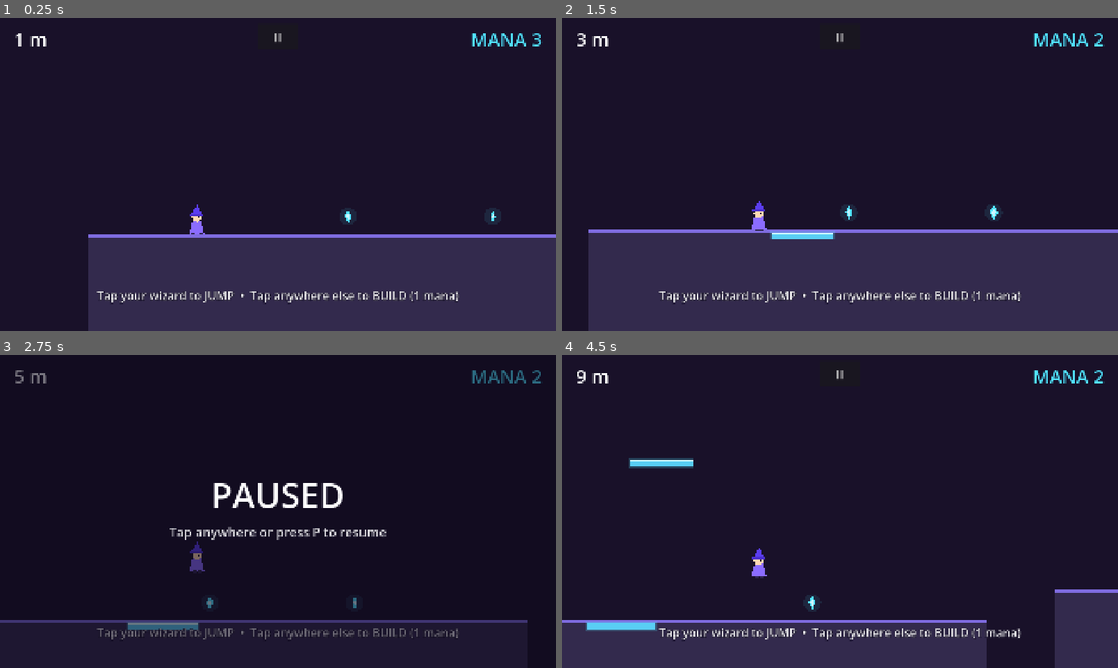
Above: before the commit, frames 1-4 (two rows, left to right).
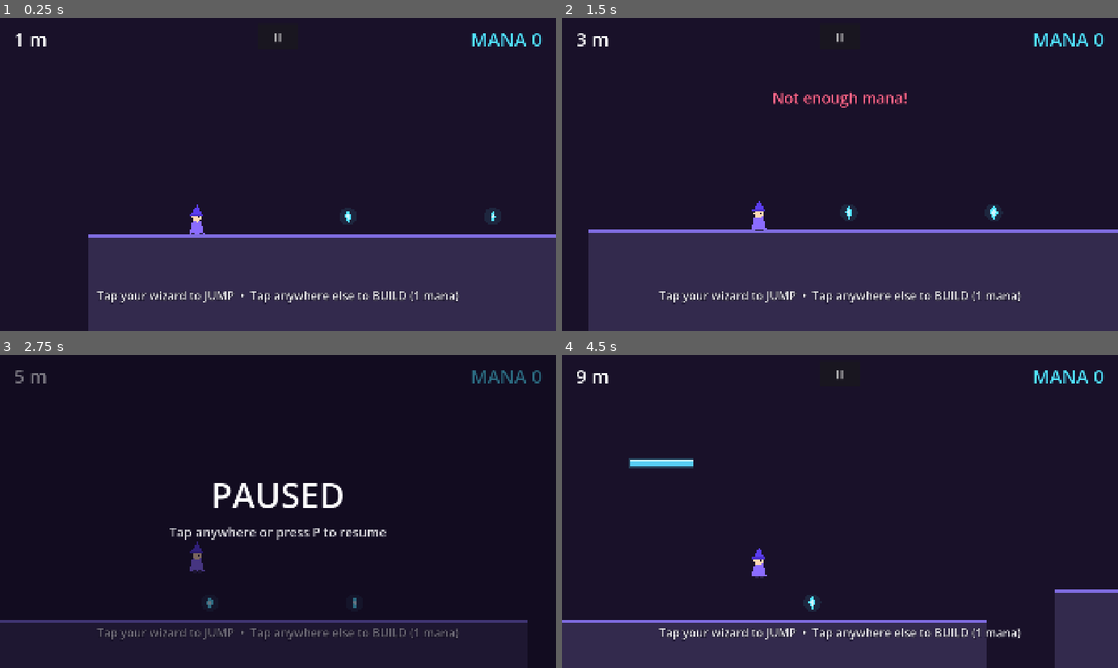
Above: after the commit, the same moments.

Repository: Larper/spellbros_mobile
Game: Godot game, scene res://scenes/main.tscn
The game is run twice, just before and just after one commit, with the same random seed, the same clock (stepped at 60 frames per second) and the same inputs.
Inputs (mouse positions are in pixels of both pictures, inside the frame that each line leads up to):
- Up to frame 1 (0.25 s): no input
- Up to frame 2 (1.5 s): click "II" at 0.5 s; tap Enter at 1.25 s; move the mouse to (812, 237) at 1.27 s; tap P at 1.35 s; click (812, 237) at 1.42 s
- Up to frame 3 (2.75 s): tap Space at 1.52 s; click "II" at 2 s
- Up to frame 4 (4.5 s): tap Enter at 2.75, 4.25 s; move the mouse to (1006, 558) at 2.77 s; tap R at 2.85 s; click (1006, 558) at 2.92 s; tap Space at 3.02 s; click "II" at 3.5 s; move the mouse to (673, 464) at 4.27 s; tap P at 4.35 s; click (673, 464) at 4.42 s

The runs differ from the first frame. In frame 1, less than 0.1% of the frame differs, in the area x 95-98%, y 4-10%; in frame 2, 0.8%, in the area x 37-98%, y 4-71%; in frame 3, 0.3%; in frame 4, 0.4%.

Commit message:
Start with 0 mana (Neven tuning) + editor UID resave of main.tscn
Co-Authored-By: Claude Fable 5 <noreply@anthropic.com>

Diff:
--- a/scenes/main.tscn
+++ b/scenes/main.tscn
@@ -1,6 +1,6 @@
-[gd_scene load_steps=2 format=3]
+[gd_scene format=3 uid="uid://smcftuda6cj2"]
 
-[ext_resource type="Script" path="res://scripts/main.gd" id="1_main"]
+[ext_resource type="Script" uid="uid://bnceej3oih31h" path="res://scripts/main.gd" id="1_main"]
 
-[node name="Main" type="Node2D"]
+[node name="Main" type="Node2D" unique_id=1479499465]
 script = ExtResource("1_main")
--- a/scripts/main.gd
+++ b/scripts/main.gd
@@ -5,7 +5,7 @@
 ## Handles the tap input routing (jump vs. build) and the run's lifecycle.
 
 const PLATFORM_COST := 1
-const START_COINS := 3
+const START_COINS := 0
 const BUILD_COOLDOWN := 0.15
 const CAMERA_LEAD := 288.0  # keeps the wizard ~35% from the left edge
 const CAMERA_CHASE := 0.85  # fraction of run speed the camera keeps while the player is stalled
